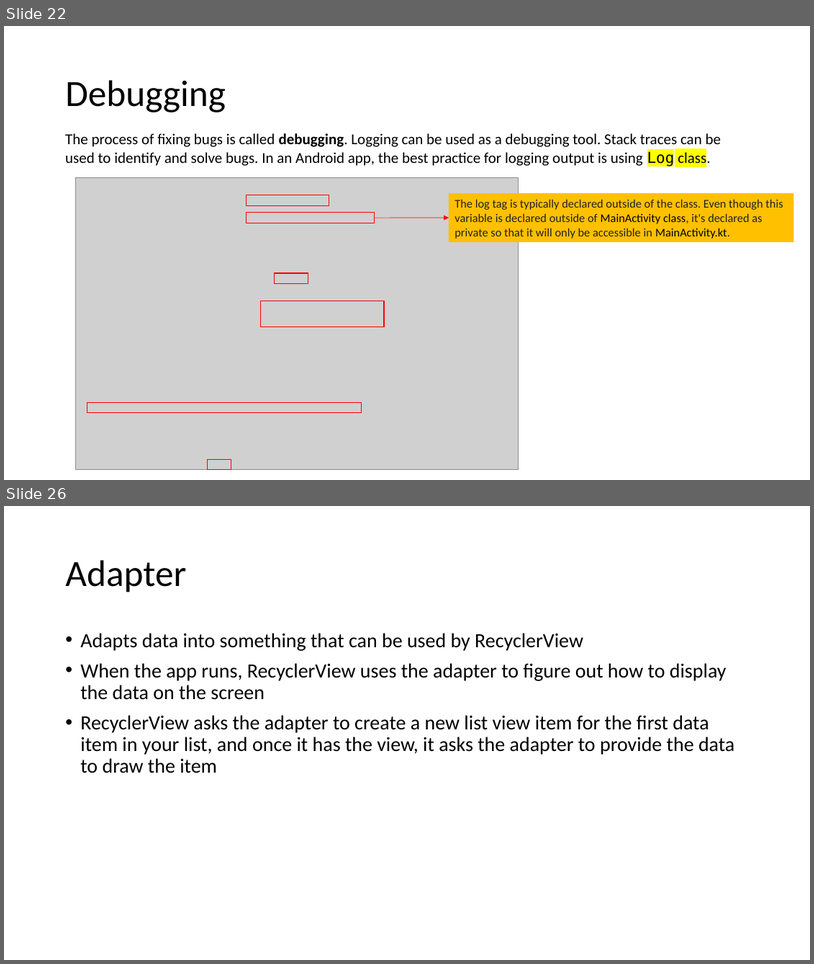
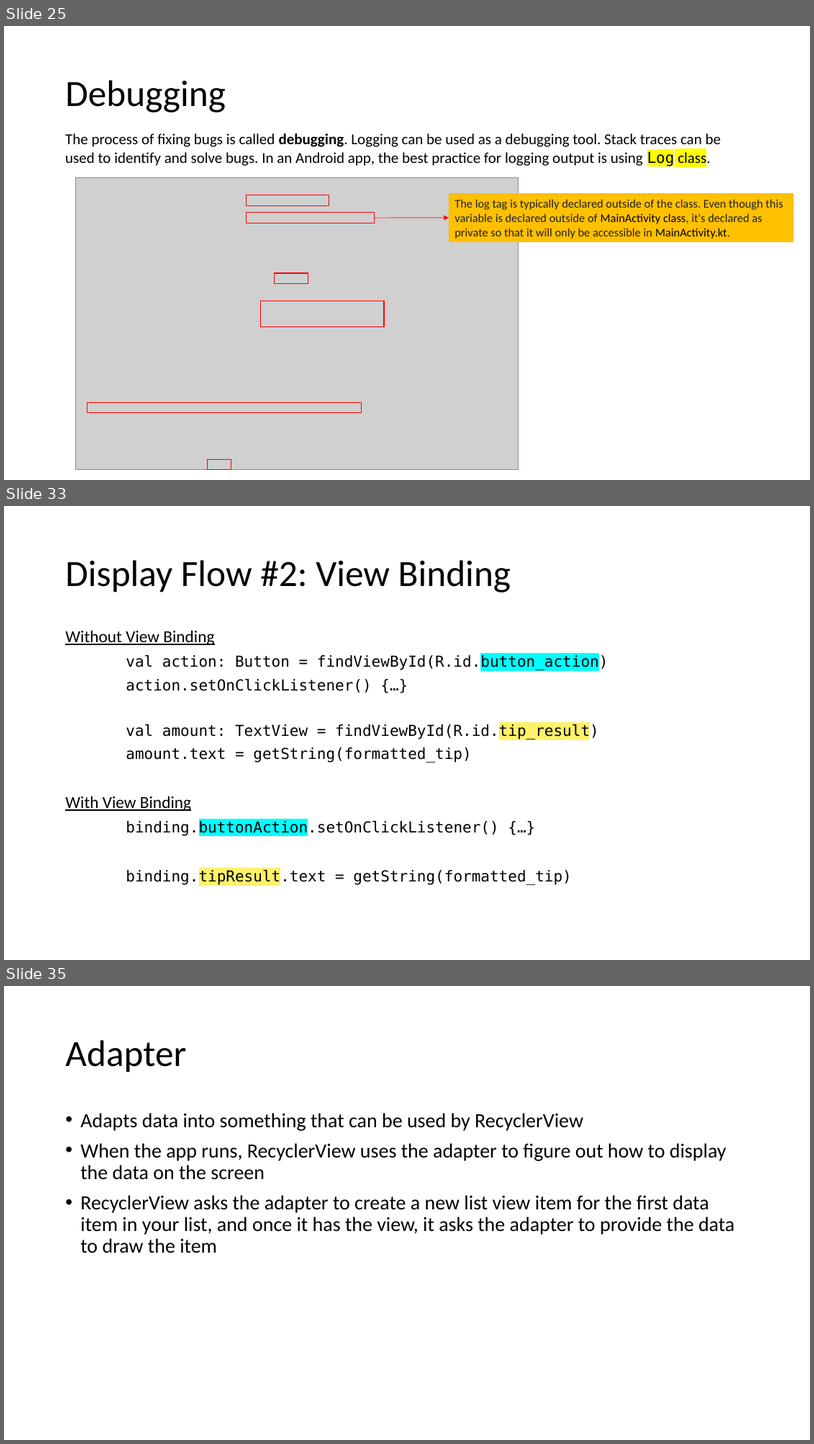
Before and after one commit to joellecorliss/Associate-Android-Developer, a slide deck: Android Basics in Kotlin.pptx. Shown one above the other, each under a label of ours: slides 22 and 26 before the commit, slides 25, 33 and 35 after it; the slides between them are not shown. The pictures are 814x964 and 814x1444 pixels, drawn with LibreOffice and Linux fonts; fonts in the diff are those of the drawing; grey boxes stand for pictures. Boxes give left, top, right and bottom in pixels: in the first picture for what was removed or moved away, otherwise in the second. Text is boxed around its words. In the diff, an @@ line names an element or a change of style, - is before the commit and + after.

```diff
--- a/Android Basics in Kotlin.pptx
+++ b/Android Basics in Kotlin.pptx
@@ slide 33 added at [4, 506, 810, 960], background #FFFFFF @@
@@ title added at [65, 560, 511, 592], 44 pt, text #000000 @@
+Display Flow #2: View Binding
@@ text added at [65, 630, 609, 885], 18 pt, text #000000 @@
+Without View Binding
+val action: Button = findViewById(R.id.button_action)
+action.setOnClickListener() {…}
+val amount: TextView = findViewById(R.id.tip_result)
+amount.text = getString(formatted_tip)
+With View Binding
+binding.buttonAction.setOnClickListener() {…}
+binding.tipResult.text = getString(formatted_tip)
@@ what was slide 22 is now slide 25 @@
@@ what was slide 26 is now slide 35 @@
```
Also in this commit, not shown: 7 slides changed, 10 other slides added, 1 slide removed.
